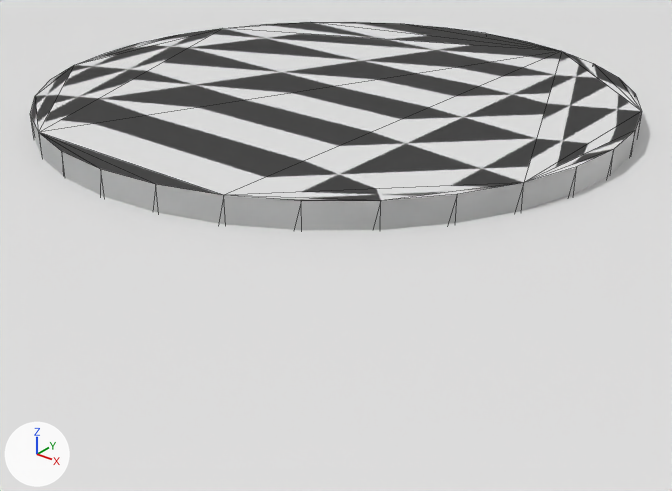
The OBJ model data/models/board.obj as it was, and as the next commit left it.
Rendered twice from a camera (50 mm lens) standing at (0.01744, -0.0218, 0.0118) and looking at (0.00042, -0.00052, -0.00139). Arrows for +X, +Y and +Z are at lower left; the lights stay in place. Mesh edges are drawn as thin lines. Where no turn or scale is listed for an object, it has been applied to the vertices.

Names of what the first picture shows: 'Black_Piece_export_Cylinder3', 'Board_export_Cube'.
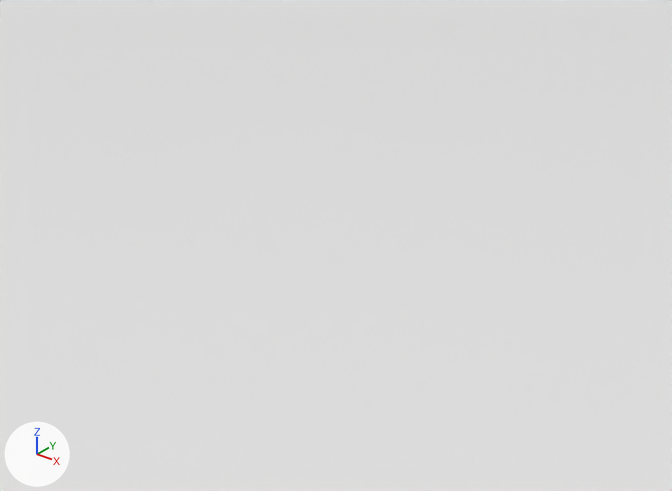
Where the change shows, as pixel boxes (x1, y1, x2, y2) in the pictures (672 x 491 px):
'Black_Piece_export_Cylinder3', deleted: before (30, 22, 642, 231)

Patch to the scene script:
```diff
--- a/data/models/board.obj.py
+++ b/data/models/board.obj.py
@@ ob_black_piece_export_cylinder3 @@
-ob_black_piece_export_cylinder3 = bpy.data.objects.new('Black_Piece_export_Cylinder3', me_black_piece_export_cylinder3)
-ob_black_piece_export_cylinder3.location = (0.0, 0.0, 0.0)
```
